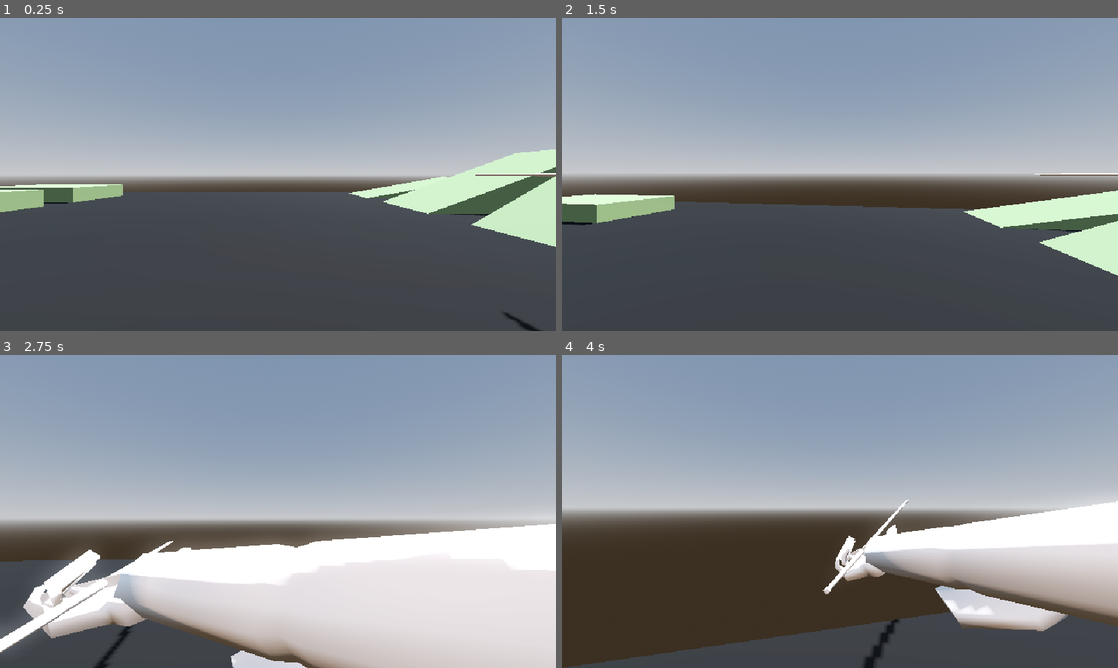
Above: before the commit, frames 1-4 (two rows, left to right).
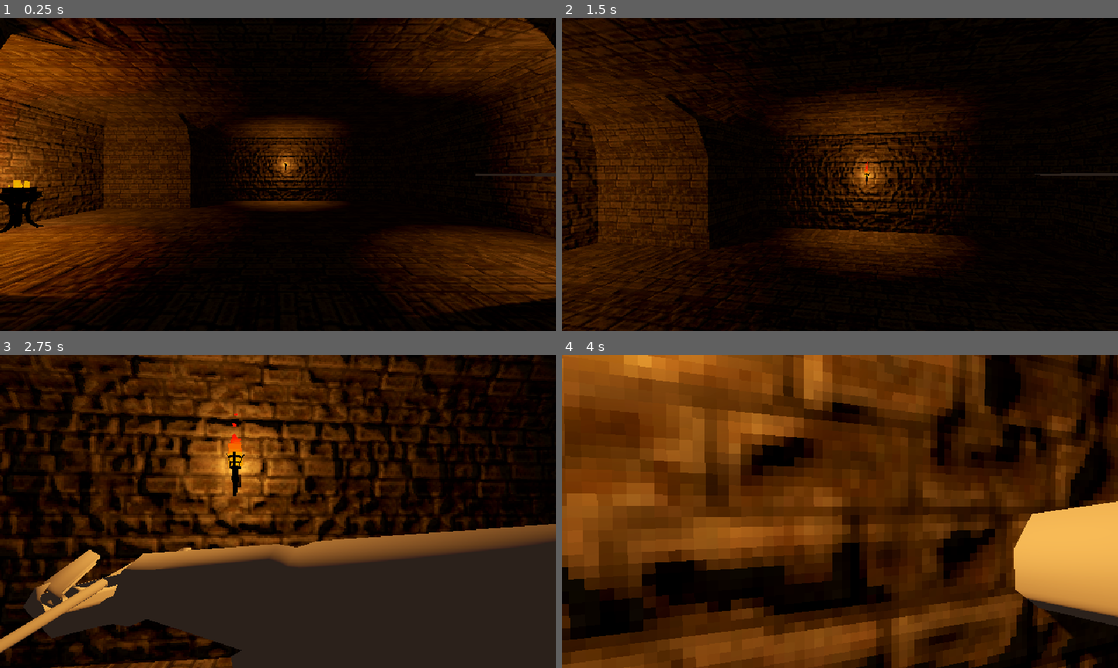
Above: after the commit, the same moments.

Repository: coat-soup/godot-wild-jam-77
Game: Godot game, scene res://levels/dungeon_test.tscn
Same seed, same stepped clock (60 frames per second), same inputs: the game is played once before the commit and once after it. Before the commit the project starts from res://levels/prototyping.tscn.
Inputs (mouse positions are in pixels of both pictures, inside the frame that each line leads up to):
- Up to frame 1 (0.25 s): no input
- Up to frame 2 (1.5 s): move the mouse to (867, 174) at 0.52 s; press the mouse at (867, 174) at 0.53 s; hold W (up) from 0.53 s (still down); tap Space (jump) at 0.77 s; move the mouse to (812, 174) at 1.27 s; release the mouse at (812, 174) at 1.28 s; click (812, 174) at 1.35 s
- Up to frame 3 (2.75 s): keep holding W (up); tap Space (jump) at 1.52 s; move the mouse to (289, 505) at 2.02 s; press the mouse at (289, 505) at 2.03 s
- Up to frame 4 (4 s): keep holding W (up); move the mouse to (834, 517) at 2.77 s; release the mouse at (834, 517) at 2.78 s; click (834, 517) at 2.85 s; tap Space (jump) at 3.02, 3.77 s; move the mouse to (878, 514) at 3.52 s; press the mouse at (878, 514) at 3.53 s

The runs differ from the first frame. In frame 1, 100% of the frame differs, in the area x 0-100%, y 0-100%; in frame 2, 100%; in frame 3, 100%; in frame 4, 100%.

Commit message:
torch & brazier

Diff:
--- a/levels/dungeon_test.tscn
+++ b/levels/dungeon_test.tscn
@@ -1,7 +1,9 @@
-[gd_scene load_steps=6 format=3 uid="uid://dyi3omqki5u3f"]
+[gd_scene load_steps=8 format=3 uid="uid://dyi3omqki5u3f"]
 
 [ext_resource type="PackedScene" uid="uid://cyk67kv73er43" path="res://player/player.tscn" id="1_7hi68"]
 [ext_resource type="MeshLibrary" uid="uid://144bif61d05y" path="res://world/dungeontiles/dungeontileset.tres" id="2_cbvqs"]
+[ext_resource type="PackedScene" uid="uid://ct6xxcocgimjv" path="res://world/props/torch.tscn" id="3_7p08n"]
+[ext_resource type="PackedScene" uid="uid://bdst4tv46kcy2" path="res://world/props/brazier.tscn" id="4_keatd"]
 
 [sub_resource type="ProceduralSkyMaterial" id="ProceduralSkyMaterial_ww6ph"]
 sky_horizon_color = Color(0.64625, 0.65575, 0.67075, 1)
@@ -27,7 +29,7 @@
 
 [node name="Player" parent="." instance=ExtResource("1_7hi68")]
 
-[node name="GridMap" type="GridMap" parent="."]
+[node name="TileMap" type="GridMap" parent="."]
 transform = Transform3D(1.5, 0, 0, 0, 1.5, 0, 0, 0, 1.5, 0, 0, 0)
 mesh_library = ExtResource("2_cbvqs")
 cell_size = Vector3(1, 1, 1)
@@ -35,3 +37,18 @@
 data = {
 "cells": PackedInt32Array(1, 0, 2, 0, 1, 2, 65535, 1, 2, 65535, 2, 2, 0, 2, 2, 1, 2, 2, 1, 1, 2, 1, 65535, 2, 1, 65534, …(2220 unchanged characters)…
 }
+
+[node name="torch" parent="." instance=ExtResource("3_7p08n")]
+transform = Transform3D(-1, 0, 8.74228e-08, 0, 1, 0, -8.74228e-08, 0, -1, 0.496148, 2.20075, -13.3337)
+
+[node name="torch2" parent="." instance=ExtResource("3_7p08n")]
+transform = Transform3D(1, 0, -1.74846e-07, 0, 1, 0, 1.74846e-07, 0, 1, 5.39051, 2.20075, -3.17343)
+
+[node name="torch3" parent="." instance=ExtResource("3_7p08n")]
+transform = Transform3D(1, 0, -1.74846e-07, 0, 1, 0, 1.74846e-07, 0, 1, -6.27553, 2.20075, -3.17343)
+
+[node name="brazier" parent="." instance=ExtResource("4_keatd")]
+transform = Transform3D(1, 0, 0, 0, 1, 0, 0, 0, 1, -8.31123, 4.47035e-08, -6.55627)
+
+[node name="brazier2" parent="." instance=ExtResource("4_keatd")]
+transform = Transform3D(1, 0, 0, 0, 1, 0, 0, 0, 1, -0.136257, 2.83122e-07, 15.7018)
--- a/player/player.tscn
+++ b/player/player.tscn
@@ -37,6 +37,7 @@
 script = ExtResource("1_06dfn")
 
 [node name="MeshInstance3D" type="MeshInstance3D" parent="."]
+cast_shadow = 0
 mesh = SubResource("CapsuleMesh_765p8")
 
 [node name="CollisionShape3D" type="CollisionShape3D" parent="."]
@@ -50,6 +51,7 @@
 
 [node name="SpotLight3D" type="SpotLight3D" parent="CameraPivot/Camera"]
 transform = Transform3D(1, 0, 0, 0, 1, 0, 0, 0, 1, 0, 0.793792, 0.578075)
+visible = false
 light_color = Color(1, 0.848128, 0.750666, 1)
 spot_range = 9.34016
 spot_angle = 79.1249
--- a/project.godot
+++ b/project.godot
@@ -11,7 +11,7 @@
 [application]
 
 config/name="godot-wild-jam-77"
-run/main_scene="res://levels/prototyping.tscn"
+run/main_scene="res://levels/dungeon_test.tscn"
 config/features=PackedStringArray("4.3", "Forward Plus")
 config/icon="res://icon.svg"
 
@@ -60,3 +60,8 @@
 "events": [Object(InputEventMouseButton,"resource_local_to_scene":false,"resource_name":"","device":-1,"window_id":0,"a …(257 unchanged characters)…
 ]
 }
+
+[rendering]
+
+textures/canvas_textures/default_texture_filter=0
+textures/lossless_compression/force_png=true
--- /dev/null
+++ b/world/props/brazier.tscn
@@ -0,0 +1,104 @@
+[gd_scene load_steps=12 format=3 uid="uid://bdst4tv46kcy2"]
+
+[ext_resource type="PackedScene" uid="uid://2me7kqmpxvys" path="res://world/props/models/brazier.glb" id="1_gditm"]
+[ext_resource type="AudioStream" uid="uid://dpmjyco45tcds" path="res://sfx/props/fire.wav" id="2_4d5v6"]
+[ext_resource type="Material" uid="uid://ddrmovp3ky6ff" path="res://world/props/materials/darkmetal_mat.tres" id="2_aif4x"]
+
+[sub_resource type="CylinderShape3D" id="CylinderShape3D_6ssnv"]
+height = 0.873669
+radius = 0.327105
+
+[sub_resource type="Gradient" id="Gradient_sjnrf"]
+offsets = PackedFloat32Array(0, 0.666667)
+colors = PackedColorArray(0.824601, 0.690302, 7.70092e-07, 1, 0.989671, 0.111635, 3.85046e-07, 1)
+
+[sub_resource type="GradientTexture1D" id="GradientTexture1D_mfvkn"]
+gradient = SubResource("Gradient_sjnrf")
+
+[sub_resource type="Curve" id="Curve_pltbm"]
+_data = [Vector2(0, 0), 0.0, 0.0, 0, 0, Vector2(0.282609, 1), 0.0, 0.0, 0, 0, Vector2(1, 0.120879), 0.0, 0.0, 0, 0]
+point_count = 3
+
+[sub_resource type="CurveTexture" id="CurveTexture_yc7ne"]
+curve = SubResource("Curve_pltbm")
+
+[sub_resource type="ParticleProcessMaterial" id="ParticleProcessMaterial_a3v5w"]
+emission_shape_scale = Vector3(0.7, 0.7, 0.7)
+emission_shape = 1
+emission_sphere_radius = 1.0
+direction = Vector3(0, 1, 0)
+spread = 5.0
+initial_velocity_min = 1.0
+initial_velocity_max = 2.0
+angular_velocity_min = -50.0
+angular_velocity_max = 50.0
+gravity = Vector3(0, 0, 0)
+linear_accel_min = 0.999998
+linear_accel_max = 0.999998
+scale_min = 0.2
+scale_max = 0.3
+scale_curve = SubResource("CurveTexture_yc7ne")
+color_ramp = SubResource("GradientTexture1D_mfvkn")
+
+[sub_resource type="StandardMaterial3D" id="StandardMaterial3D_vv6f8"]
+transparency = 1
+shading_mode = 0
+vertex_color_use_as_albedo = true
+texture_filter = 0
+billboard_mode = 3
+billboard_keep_scale = true
+particles_anim_h_frames = 1
+particles_anim_v_frames = 1
+particles_anim_loop = false
+
+[sub_resource type="QuadMesh" id="QuadMesh_t1sk7"]
+material = SubResource("StandardMaterial3D_vv6f8")
+
+[node name="brazier" instance=ExtResource("1_gditm")]
+
+[node name="Brazier" parent="." index="0"]
+transform = Transform3D(1.5, 0, 0, 0, 1.5, 0, 0, 0, 1.5, 0, 0, 0)
+
+[node name="Cube_004" parent="Brazier" index="0"]
+cast_shadow = 0
+surface_material_override/0 = ExtResource("2_aif4x")
+
+[node name="Cube_005" parent="Brazier" index="1"]
+cast_shadow = 0
+surface_material_override/0 = ExtResource("2_aif4x")
+
+[node name="Cube_006" parent="Brazier" index="2"]
+cast_shadow = 0
+surface_material_override/0 = ExtResource("2_aif4x")
+
+[node name="Cube_007" parent="Brazier" index="3"]
+cast_shadow = 0
+surface_material_override/0 = ExtResource("2_aif4x")
+
+[node name="Cube_008" parent="Brazier" index="4"]
+cast_shadow = 0
+surface_material_override/0 = ExtResource("2_aif4x")
+
+[node name="StaticBody3D" type="StaticBody3D" parent="Brazier" index="5"]
+
+[node name="CollisionShape3D" type="CollisionShape3D" parent="Brazier/StaticBody3D" index="0"]
+transform = Transform3D(1, 0, 0, 0, 1, 0, 0, 0, 1, 0, 0.473716, 0)
+shape = SubResource("CylinderShape3D_6ssnv")
+
+[node name="GPUParticles3D" type="GPUParticles3D" parent="." index="1"]
+transform = Transform3D(0.5, 0, 0, 0, 0.5, 0, 0, 0, 0.5, 0, 1.16728, 0)
+amount = 40
+process_material = SubResource("ParticleProcessMaterial_a3v5w")
+draw_pass_1 = SubResource("QuadMesh_t1sk7")
+
+[node name="AudioStreamPlayer3D" type="AudioStreamPlayer3D" parent="." index="2"]
+transform = Transform3D(1, 0, 0, 0, 1, 0, 0, 0, 1, 0, 1.34396, 0)
+stream = ExtResource("2_4d5v6")
+autoplay = true
+max_distance = 10.0
+
+[node name="OmniLight3D" type="OmniLight3D" parent="." index="3"]
+transform = Transform3D(1, 0, 0, 0, 1, 0, 0, 0, 1, 0, 1.86708, 0)
+light_color = Color(0.853129, 0.51791, 0.188832, 1)
+shadow_enabled = true
+omni_range = 8.76055
--- /dev/null
+++ b/world/props/materials/darkmetal_mat.tres
@@ -0,0 +1,11 @@
+[gd_resource type="StandardMaterial3D" load_steps=3 format=3 uid="uid://ddrmovp3ky6ff"]
+
+[ext_resource type="Texture2D" uid="uid://beyl3ud1st6aq" path="res://world/props/textures/dark_metal.png" id="1_4wk5q"]
+[ext_resource type="Texture2D" uid="uid://c54055g232tad" path="res://world/props/textures/dark_metal_n.png" id="2_wby3y"]
+
+[resource]
+albedo_texture = ExtResource("1_4wk5q")
+metallic_specular = 0.0
+normal_enabled = true
+normal_texture = ExtResource("2_wby3y")
+texture_filter = 0
--- /dev/null
+++ b/world/props/torch.tscn
@@ -0,0 +1,84 @@
+[gd_scene load_steps=11 format=3 uid="uid://ct6xxcocgimjv"]
+
+[ext_resource type="PackedScene" uid="uid://c6jsctj8xj73i" path="res://world/props/models/torch.glb" id="1_pfea4"]
+[ext_resource type="AudioStream" uid="uid://dpmjyco45tcds" path="res://sfx/props/fire.wav" id="2_8vkcy"]
+[ext_resource type="Material" uid="uid://ddrmovp3ky6ff" path="res://world/props/materials/darkmetal_mat.tres" id="2_wexh8"]
+
+[sub_resource type="Gradient" id="Gradient_6w7pi"]
+offsets = PackedFloat32Array(0, 0.666667)
+colors = PackedColorArray(0.824601, 0.690302, 7.70092e-07, 1, 0.989671, 0.111635, 3.85046e-07, 1)
+
+[sub_resource type="GradientTexture1D" id="GradientTexture1D_187lx"]
+gradient = SubResource("Gradient_6w7pi")
+
+[sub_resource type="Curve" id="Curve_japbv"]
+_data = [Vector2(0, 0), 0.0, 0.0, 0, 0, Vector2(0.282609, 1), 0.0, 0.0, 0, 0, Vector2(1, 0.120879), 0.0, 0.0, 0, 0]
+point_count = 3
+
+[sub_resource type="CurveTexture" id="CurveTexture_huwf1"]
+curve = SubResource("Curve_japbv")
+
+[sub_resource type="ParticleProcessMaterial" id="ParticleProcessMaterial_n80je"]
+direction = Vector3(0, 1, 0)
+spread = 5.0
+initial_velocity_min = 1.0
+initial_velocity_max = 2.0
+angular_velocity_min = -50.0
+angular_velocity_max = 50.0
+gravity = Vector3(0, 0, 0)
+linear_accel_min = 0.999998
+linear_accel_max = 0.999998
+scale_min = 0.1
+scale_max = 0.2
+scale_curve = SubResource("CurveTexture_huwf1")
+color_ramp = SubResource("GradientTexture1D_187lx")
+
+[sub_resource type="StandardMaterial3D" id="StandardMaterial3D_yrytd"]
+transparency = 1
+shading_mode = 0
+vertex_color_use_as_albedo = true
+texture_filter = 0
+billboard_mode = 3
+billboard_keep_scale = true
+particles_anim_h_frames = 1
+particles_anim_v_frames = 1
+particles_anim_loop = false
+
+[sub_resource type="QuadMesh" id="QuadMesh_8ep65"]
+material = SubResource("StandardMaterial3D_yrytd")
+
+[node name="torch" instance=ExtResource("1_pfea4")]
+
+[node name="Cube" parent="Torch" index="0"]
+cast_shadow = 0
+surface_material_override/0 = ExtResource("2_wexh8")
+
+[node name="Cube_001" parent="Torch" index="1"]
+cast_shadow = 0
+surface_material_override/0 = ExtResource("2_wexh8")
+
+[node name="Cube_002" parent="Torch" index="2"]
+cast_shadow = 0
+surface_material_override/0 = ExtResource("2_wexh8")
+
+[node name="Cube_003" parent="Torch" index="3"]
+cast_shadow = 0
+surface_material_override/0 = ExtResource("2_wexh8")
+
+[node name="AudioStreamPlayer3D" type="AudioStreamPlayer3D" parent="." index="1"]
+transform = Transform3D(1, 0, 0, 0, 1, 0, 0, 0, 1, 0, 0.162172, 0)
+stream = ExtResource("2_8vkcy")
+autoplay = true
+stream_paused = true
+max_distance = 5.0
+
+[node name="GPUParticles3D" type="GPUParticles3D" parent="." index="2"]
+transform = Transform3D(0.1, 0, 0, 0, 0.1, 0, 0, 0, 0.1, 0, 0.162172, 0)
+amount = 16
+process_material = SubResource("ParticleProcessMaterial_n80je")
+draw_pass_1 = SubResource("QuadMesh_8ep65")
+
+[node name="OmniLight3D" type="OmniLight3D" parent="." index="3"]
+transform = Transform3D(1, 0, 0, 0, 1, 0, 0, 0, 1, 0, 0.162172, 0)
+light_color = Color(0.853129, 0.51791, 0.188832, 1)
+shadow_enabled = true
Not shown, added: sfx/props/fire.wav.import
Binary file added: world/props/models/brazier.glb
Not shown, added: world/props/models/brazier.glb.import
Not shown, added: world/props/models/props.blend.import
Binary file added: world/props/models/torch.glb
Not shown, added: world/props/models/torch.glb.import
Binary file added: world/props/textures/dark_metal.png
Not shown, added: world/props/textures/dark_metal.png.import
Binary file added: world/props/textures/dark_metal_n.png
Not shown, added: world/props/textures/dark_metal_n.png.import
Not shown, added: sfx/props/fire.wav
Not shown, added: world/props/models/props.blend
(and 1 more such lines)
